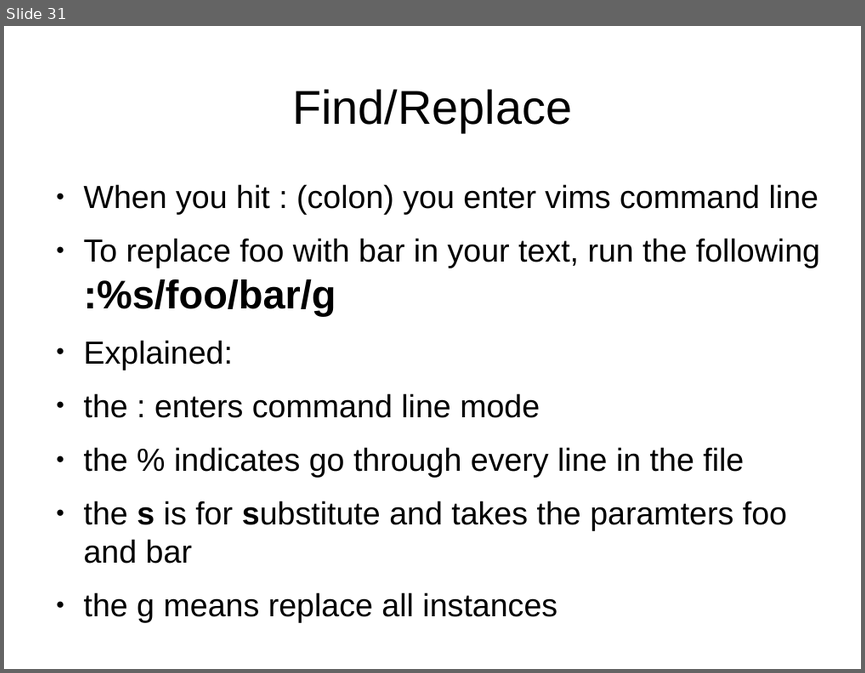
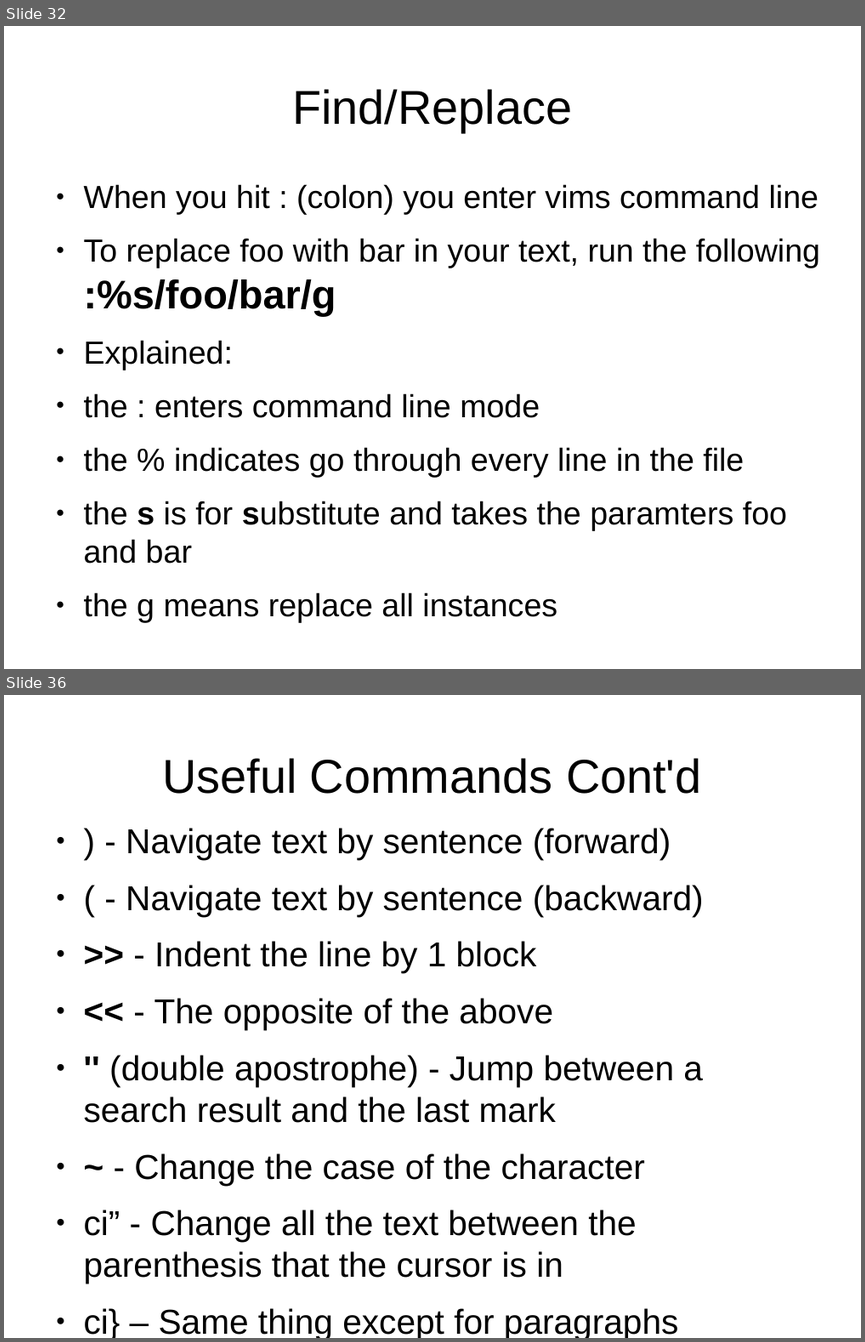
Before and after one commit to mikesligo/Vimtorial, a slide deck: Beginner pres.odp. Shown one above the other, each under a label of ours: slide 31 before the commit, slides 32 and 36 after it; the slides between them are not shown. The pictures are 865x673 and 865x1342 pixels, drawn with LibreOffice and Linux fonts; fonts in the diff are those of the drawing. Boxes give left, top, right and bottom in pixels: in the first picture for what was removed or moved away, otherwise in the second. Text is boxed around its words. In the diff, an @@ line names an element or a change of style, - is before the commit and + after.

```diff
--- a/Beginner pres.odp
+++ b/Beginner pres.odp
@@ slide 36 added at box(4, 695, 861, 1338), background #FFFFFF @@
@@ title added at box(162, 758, 702, 794), 44 pt, text #000000 @@
+Useful Commands Cont'd
@@ text added at box(84, 828, 704, 1338), 32 pt, text #000000 @@
+● ) - Navigate text by sentence (forward)
+● ( - Navigate text by sentence (backward)
+● >> - Indent the line by 1 block
+● << - The opposite of the above
+● '' (double apostrophe) - Jump between a search result and the last mark
+● ~ - Change the case of the character
+● ci” - Change all the text between the parenthesis that the cursor is in
+● ci} – Same thing except for paragraphs
@@ what was slide 31 is now slide 32 @@
```
Also in this commit, not shown: 1 slide changed, 12 other slides added, 1 slide removed, 13 other files.
